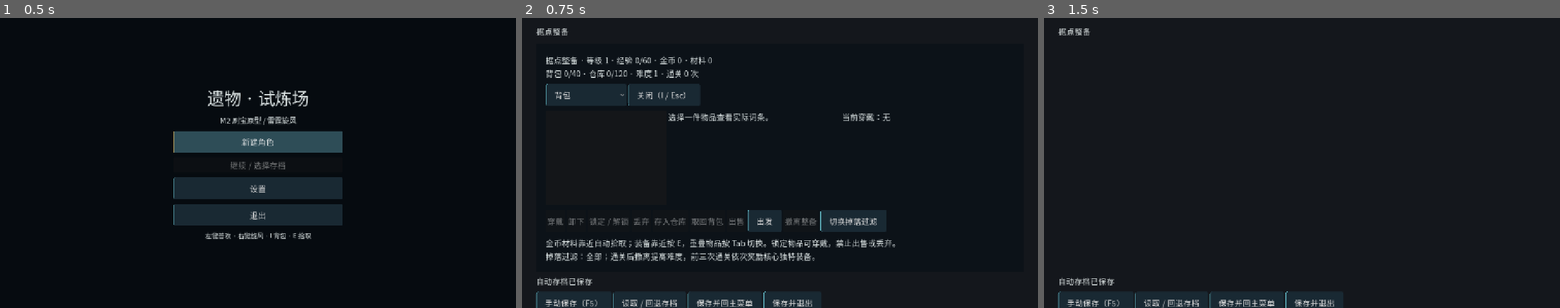
Above: before the commit, frames 1-3 (left to right).
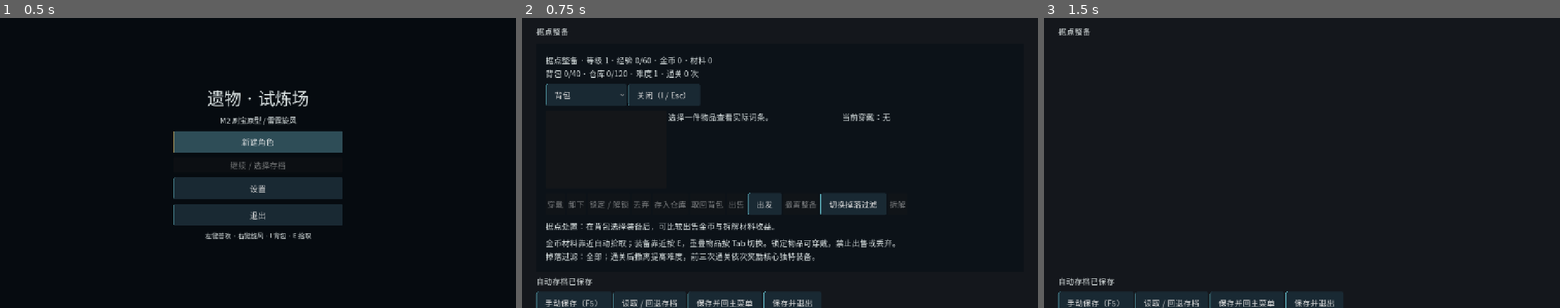
Above: after the commit, the same moments.

Repository: w7775p/relic-ARPG
Game: Godot game, scene res://app/boot/boot.tscn
Same seed, same stepped clock (60 frames per second), same inputs: the game is played once before the commit and once after it.
Inputs:
- Up to frame 1 (0.5 s): no input
- Up to frame 2 (0.75 s): click "新建角色" at 0.5 s
- Up to frame 3 (1.5 s): click "关闭（I / Esc）" at 1.25 s

Frame 1 is identical in both runs. In frame 2, 3.7% of the frame differs, in the area x 4-75%, y 60-74%; in frame 3, nothing differs.

Commit message:
feat: 在 Hub 接入拆解与出售收益预览

Diff:
--- a/game/world/hub/hub.gd
+++ b/game/world/hub/hub.gd
@@ -7,12 +7,15 @@
 var game_session: GameSession
 var inventory: InventoryState
 var generator: ItemGenerator
+var salvage_service: SalvageService
 var minimum_quality: int:
 	get: return game_session.modules.character.minimum_quality
 	set(value):
 		game_session.modules.character.minimum_quality = value
 		game_session.modules.character.touch()
 var panel: InventoryPanel
+var salvage_button: Button
+var salvage_info: Label
 var slots: Control
 var _timer: Timer
 var _transitioning: bool = false
@@ -26,6 +29,7 @@
 		game_session = GameSession.new_character()
 	inventory = game_session.inventory
 	generator = game_session.generator
+	salvage_service = SalvageService.new(inventory, true)
 	inventory.changed.connect(_on_inventory_changed)
 	_timer = Timer.new()
 	_timer.wait_time = 1.0
@@ -40,6 +44,7 @@
 	panel.offset_bottom = -90
 	panel.show()
 	panel.refresh()
+	_setup_salvage_ui()
 	slots = SLOTS.instantiate()
 	add_child(slots)
 	slots.closed.connect(_on_slots_closed)
@@ -163,6 +168,73 @@
 	panel.visible = not panel.visible
 	if panel.visible:
 		panel.refresh()
+		_refresh_salvage_ui()
+
+
+## 在现有出售操作旁追加拆解按钮和同物品收益预览。
+func _setup_salvage_ui() -> void:
+	salvage_button = Button.new()
+	salvage_button.text = "拆解"
+	salvage_button.pressed.connect(_on_salvage_pressed)
+	panel.inventory_actions.add_child(salvage_button)
+	salvage_info = Label.new()
+	salvage_info.autowrap_mode = TextServer.AUTOWRAP_WORD_SMART
+	var rows: Node = panel.hint.get_parent()
+	rows.add_child(salvage_info)
+	rows.move_child(salvage_info, panel.hint.get_index())
+	panel.items.item_selected.connect(_on_salvage_selection_changed)
+	panel.tabs.item_selected.connect(_on_salvage_tab_changed)
+	_refresh_salvage_ui()
+
+
+## 背包选中项变化后刷新出售与拆解的并列收益。
+func _on_salvage_selection_changed(_index: int) -> void:
+	_refresh_salvage_ui()
+
+
+## 切换容器后同步拆解按钮的地点与归属限制。
+func _on_salvage_tab_changed(_index: int) -> void:
+	_refresh_salvage_ui.call_deferred()
+
+
+## 使用同一拆解规则显示当前选中物品的两种据点处置收益。
+func _refresh_salvage_ui() -> void:
+	if salvage_button == null or salvage_info == null or panel == null:
+		return
+	var values: Array = panel.entries()
+	var valid: bool = panel.source == 0 and panel.selected >= 0 and panel.selected < values.size()
+	salvage_button.disabled = not valid
+	if not valid:
+		salvage_info.text = "据点处置：在背包选择装备后，可比较出售金币与拆解材料收益。"
+		return
+	var item: ItemInstanceResource = values[panel.selected]
+	var materials: int = SalvageService.RULES.materials_for(item)
+	var restriction: String = "｜当前锁定，需先解锁" if item.locked else ""
+	salvage_info.text = "据点处置收益：出售 %d 金｜拆解 %d 材料%s" % [ItemGenerator.price(item), materials, restriction]
+
+
+## 点击时捕获稳定实例 ID；服务会再次查询当前位置，列表重排不会改变目标。
+func _on_salvage_pressed() -> void:
+	var values: Array = panel.entries()
+	if panel.source != 0 or panel.selected < 0 or panel.selected >= values.size():
+		panel.hint.text = "拆解失败：请先在背包选择装备"
+		_refresh_salvage_ui()
+		return
+	var item_id: String = values[panel.selected].id
+	var result: Dictionary = salvage_service.salvage(item_id)
+	panel.refresh()
+	_refresh_salvage_ui()
+	panel.hint.text = str(result.message) + "\n" + panel.hint.text
+
+
+## 提供给测试和后续据点 UI 的稳定 ID 拆解预览。
+func salvage_preview(item_id: String) -> Dictionary:
+	return salvage_service.preview(item_id)
+
+
+## 提供给测试和后续入口的稳定 ID 拆解提交。
+func salvage_item(item_id: String) -> Dictionary:
+	return salvage_service.salvage(item_id)
 
 
 ## 据点物品服务只处理长期角色状态；丢弃与撤离由探险场景负责。
@@ -205,10 +277,11 @@
 	return "装配已更新"
 
 
-## 长期状态变化只刷新据点 UI；战斗属性由进入探险后重新构建。
+## 长期状态变化刷新据点 UI 与拆解收益；战斗属性由进入探险后重新构建。
 func _on_inventory_changed() -> void:
 	if panel != null:
 		panel.refresh()
+		_refresh_salvage_ui()
 
 
 ## 据点场景只处理整备开关与返回主菜单。
